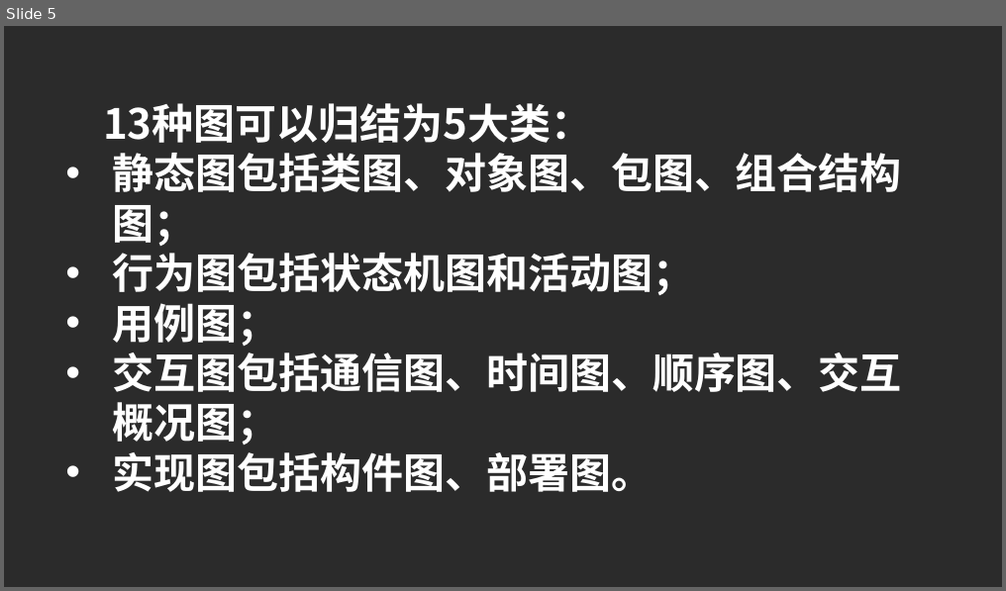
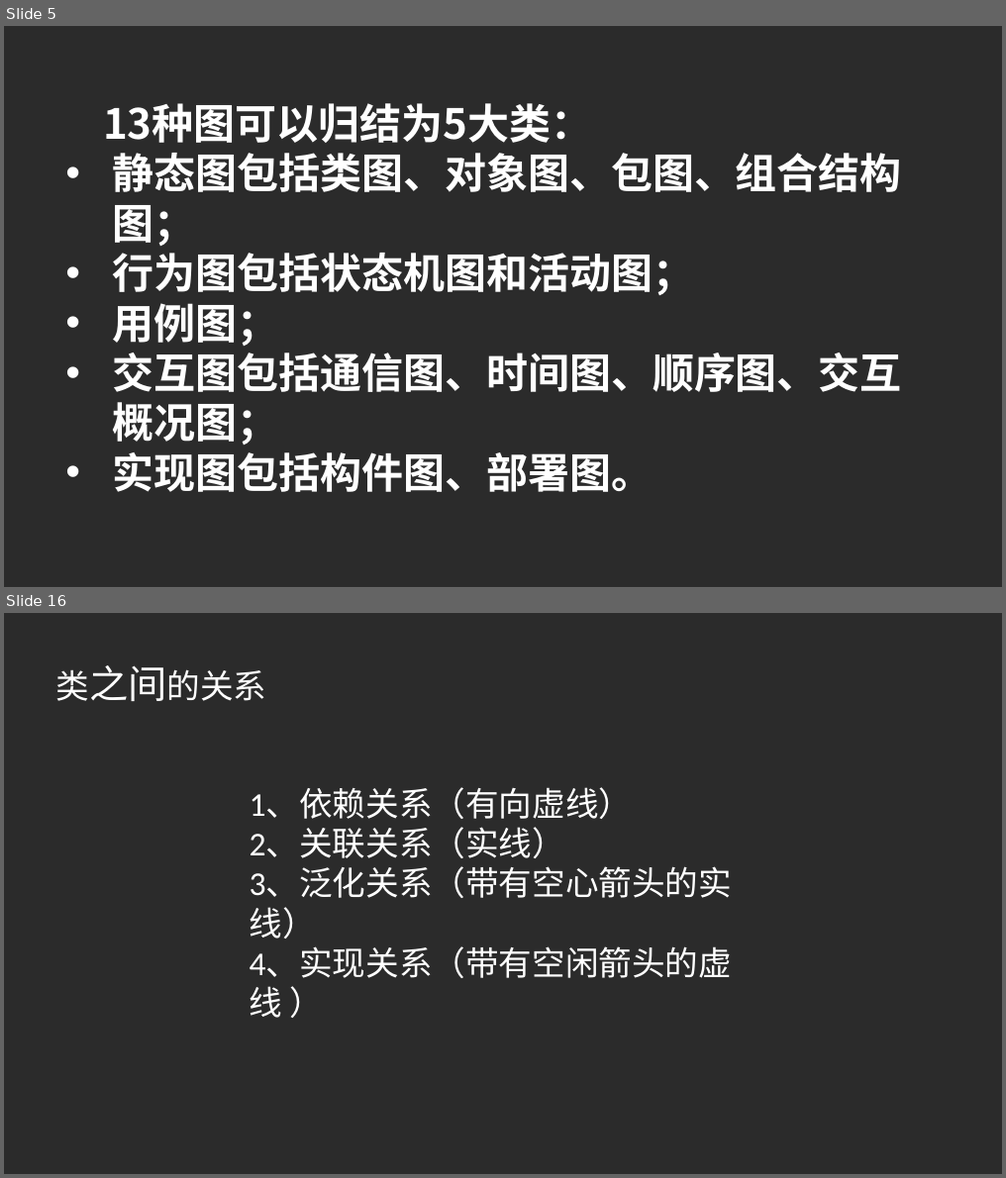
Before and after one commit to PRD2017G23/-, a slide deck: UML基础_图.pptx. Shown one above the other, each under a label of ours: slide 5 before the commit, slides 5 and 16 after it; the slides between them are not shown. The pictures are 1006x591 and 1006x1178 pixels, drawn with LibreOffice and Linux fonts; fonts in the diff are those of the drawing; background and template pictures are left out; a plain dark background stands for a picture behind light text. Boxes give left, top, right and bottom in pixels: in the first picture for what was removed or moved away, otherwise in the second. Text is boxed around its words. In the diff, an @@ line names an element or a change of style, - is before the commit and + after.

```diff
--- a/UML基础_图.pptx
+++ b/UML基础_图.pptx
@@ slide 16 added at (4,613,1002,1174), background picture (left out) @@
@@ text added at (56,665,267,701), 32 pt, text #FFFFFF @@
+类之间的关系
@@ text added at (250,788,733,1018), 32 pt, text #FFFFFF @@
+1、依赖关系（有向虚线）
+2、关联关系（实线）
+3、泛化关系（带有空心箭头的实线）
+4、实现关系（带有空闲箭头的虚线 ）
```
Also in this commit, not shown: 4 slides changed, 70 other slides added.
